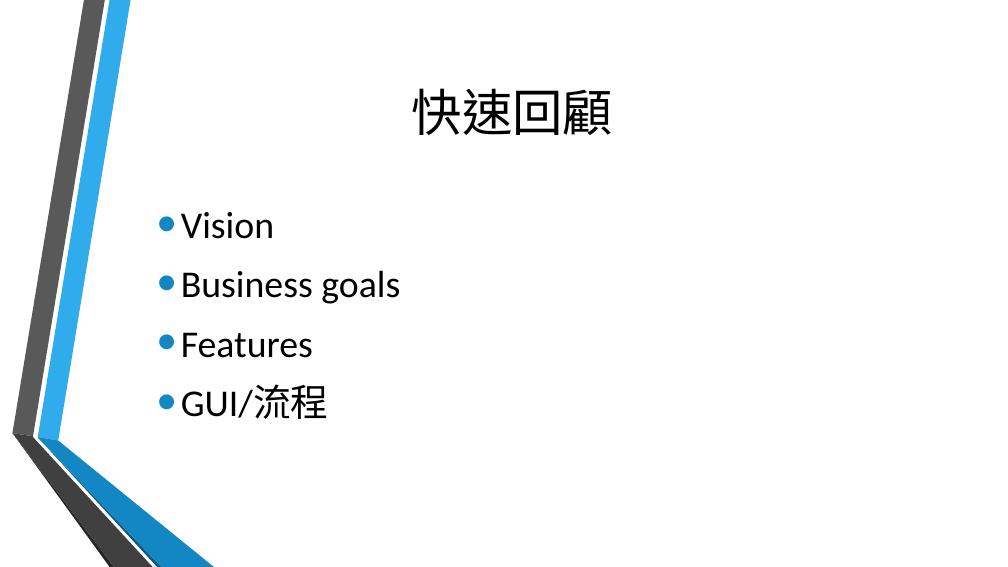
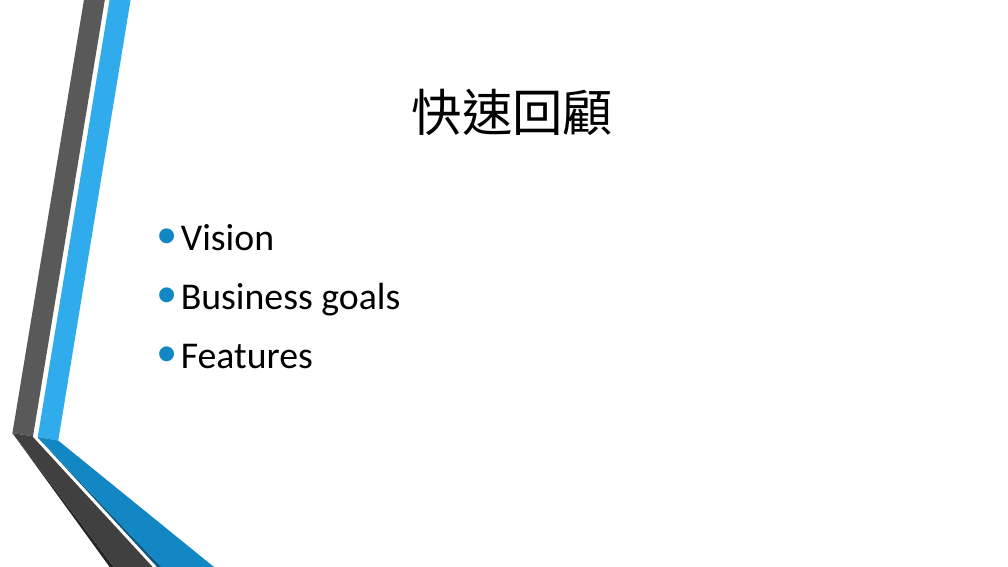
Before and after one commit to TeamTOS/courseSelecting, a slide deck: slide 3 of 期末結案.pptx. Drawn at 1008x567 pixels with LibreOffice and Linux fonts; fonts in the diff are those of the drawing; background and template pictures are left out. Boxes give left, top, right and bottom in pixels: in the first picture for what was removed or moved away, otherwise in the second. Text is boxed around its words. In the diff, an @@ line names an element or a change of style, - is before the commit and + after.

```diff
--- a/期末結案.pptx
+++ b/期末結案.pptx
@@ text "Vision": place and size @@
-text "Vision" at [181, 212, 400, 419]
+text "Vision" at [181, 224, 400, 369]
@@ text at [181, 384, 329, 419]: paragraph removed @@
-• GUI/流程
```
Also in this commit, not shown: 2 slides removed.
